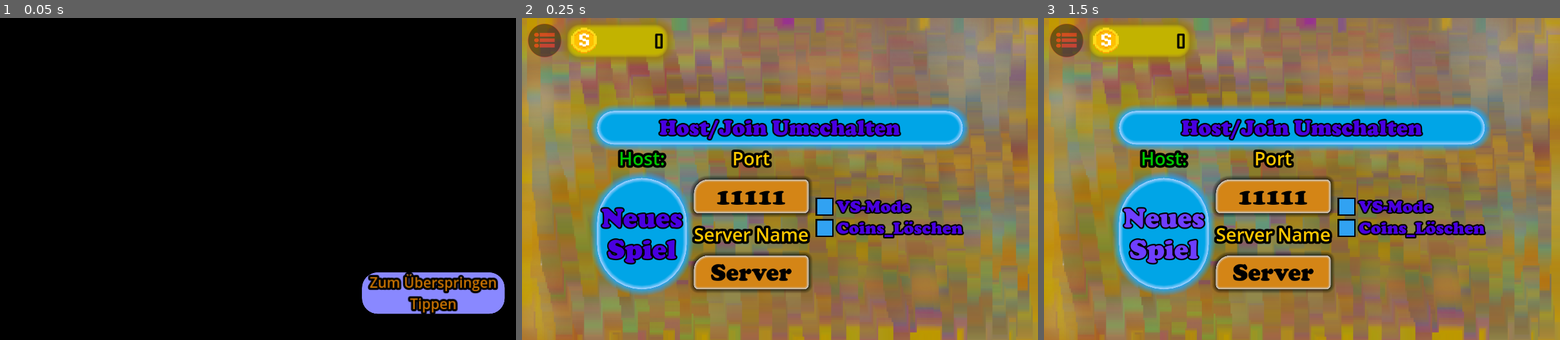
Above: before the commit, frames 1-3 (left to right).
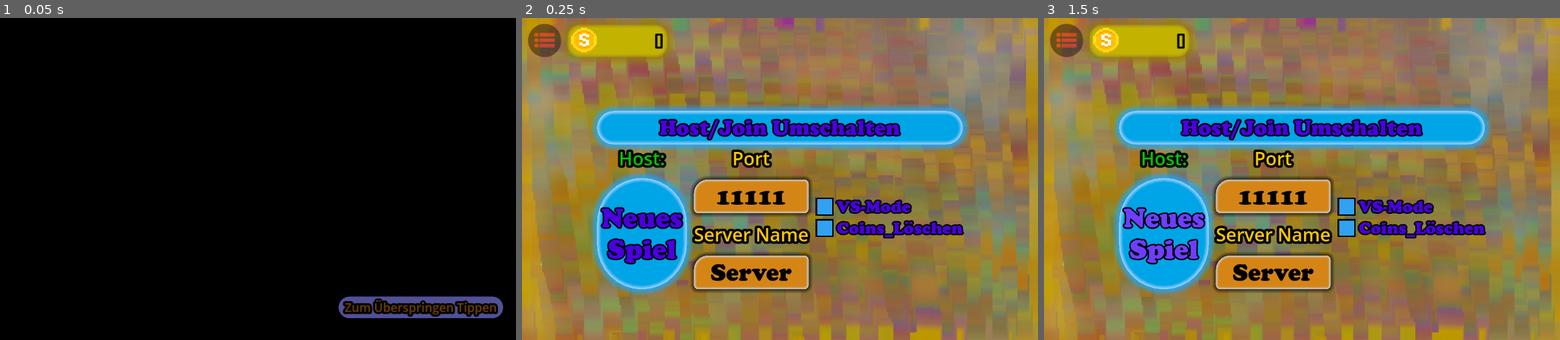
Above: after the commit, the same moments.

Repository: NIK-98/Paint_The_Ground
Game: Godot game, scene res://sceens/main.tscn
Same seed, same stepped clock (60 frames per second), same inputs: the game is played once before the commit and once after it. Video files are missing from this copy of the repository; at most half a second of black plays in their place.
Inputs:
- Up to frame 1 (0.05 s): no input
- Up to frame 2 (0.25 s): no input
- Up to frame 3 (1.5 s): click "Neues Spiel" at 0.5 s; click "Neues Spiel" at 1.25 s

The runs differ from the first frame. In frame 1, 3.4% of the frame differs, in the area x 65-98%, y 79-94%; in frame 2, nothing differs; in frame 3, nothing differs.

Commit message:
Version 57: überspringen techt bearbeitet

Diff:
--- a/sceens/trailer.tscn
+++ b/sceens/trailer.tscn
@@ -26,7 +26,7 @@
 [sub_resource type="StyleBoxEmpty" id="StyleBoxEmpty_4g78l"]
 
 [sub_resource type="StyleBoxFlat" id="StyleBoxFlat_76mx3"]
-bg_color = Color(0.535579, 0.535149, 1, 1)
+bg_color = Color(0.536, 0.535, 1, 0.595)
 corner_radius_top_left = 39
 corner_radius_top_right = 39
 corner_radius_bottom_right = 39
@@ -35,10 +35,10 @@
 shadow_size = 25
 
 [sub_resource type="Theme" id="Theme_6tksy"]
-Label/colors/font_color = Color(0.792791, 0.453331, 3.85046e-07, 1)
+Label/colors/font_color = Color(0.793, 0.453, 0, 0.567)
 Label/colors/font_outline_color = Color(0, 0, 0, 1)
 Label/constants/outline_size = 20
-Label/font_sizes/font_size = 35
+Label/font_sizes/font_size = 30
 Label/styles/normal = SubResource("StyleBoxFlat_76mx3")
 
 [node name="trailer" type="Node2D"]
@@ -78,13 +78,12 @@
 theme_override_styles/normal = SubResource("StyleBoxEmpty_4g78l")
 
 [node name="Label" type="Label" parent="."]
-offset_left = 898.0
-offset_top = 632.0
-offset_right = 1252.0
-offset_bottom = 734.0
+offset_left = 840.0
+offset_top = 692.0
+offset_right = 1248.0
+offset_bottom = 746.0
 theme = SubResource("Theme_6tksy")
-text = "Zum Überspringen
-Tippen"
+text = "Zum Überspringen Tippen"
 horizontal_alignment = 1
 vertical_alignment = 1
 
